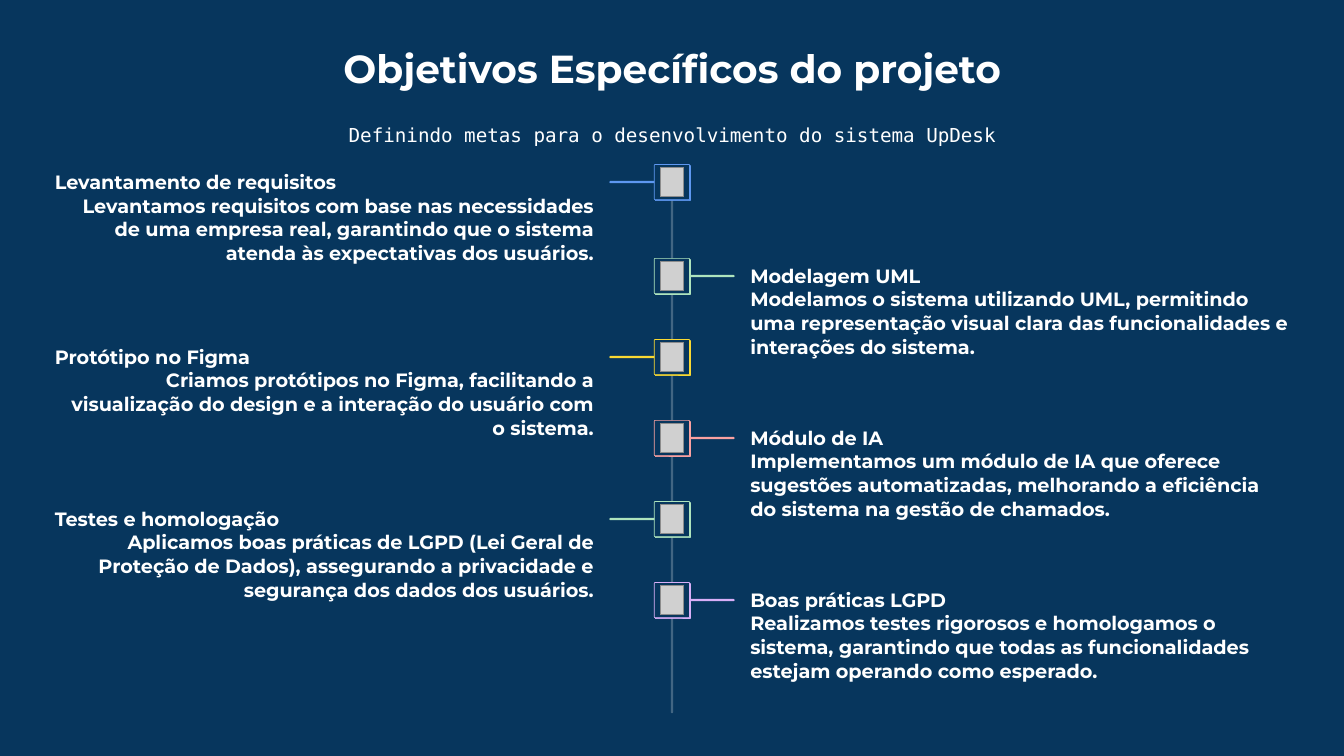
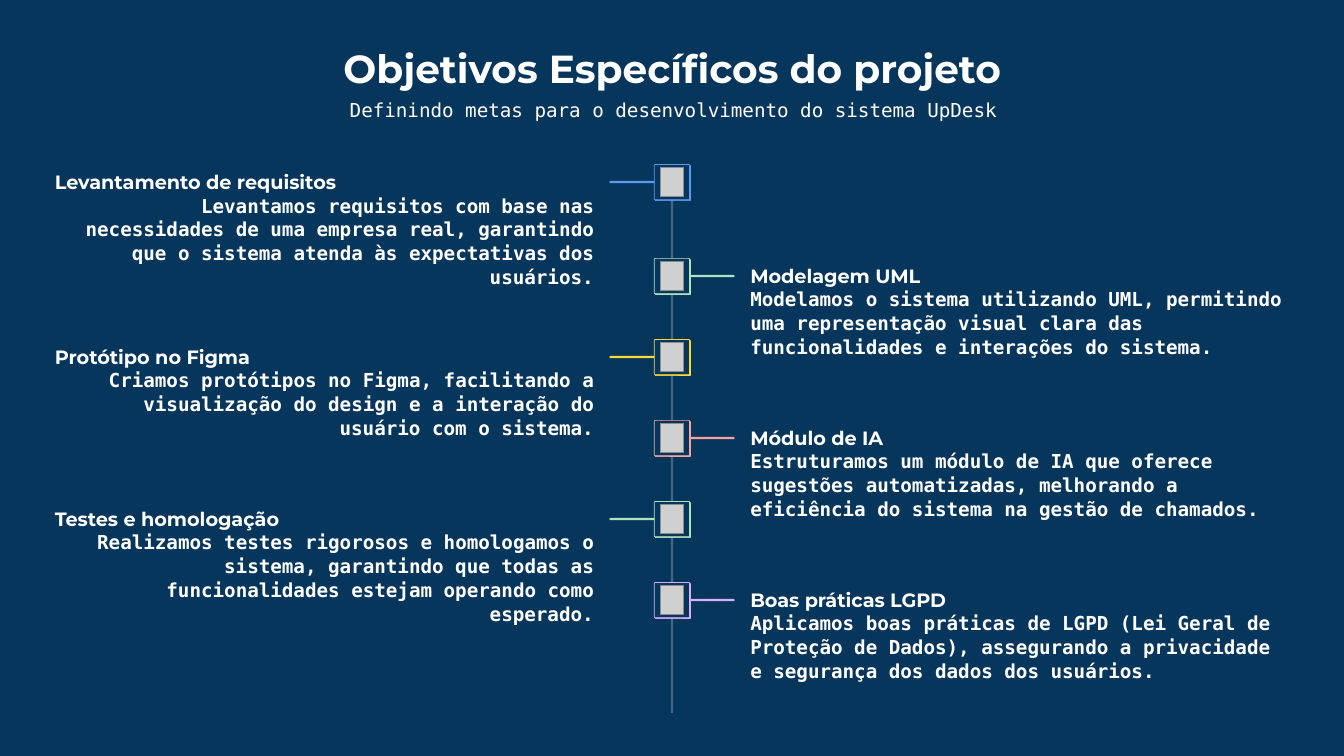
Before and after one commit to mancijo/UpDesk, a slide deck: slide 5 of Apresentacao/UpDesk-Sistema-de-Chamados-com-IA.pptx (slide 4 before the commit). Drawn at 1344x756 pixels with LibreOffice and Linux fonts; fonts in the diff are those of the drawing; grey boxes stand for pictures; background and template pictures are left out; a plain dark background stands for a picture behind light text. Boxes give left, top, right and bottom in pixels: in the first picture for what was removed or moved away, otherwise in the second. Text is boxed around its words. In the diff, an @@ line names an element or a change of style, - is before the commit and + after.

Commit message:
slide de regras de negocio
feito slide de regra do negocio, tambem foi organizado todos os slides para apresentacao

```diff
--- a/Apresentacao/UpDesk-Sistema-de-Chamados-com-IA.pptx
+++ b/Apresentacao/UpDesk-Sistema-de-Chamados-com-IA.pptx
@@ text "Definindo metas para o desenvolvimento ...": place and size @@
-text "Definindo metas para o desenvolvimento ..." at <box>349,127,995,146</box>
+text "Definindo metas para o desenvolvimento ..." at <box>350,102,996,121</box>
@@ text "Levantamento de requisitos Levantamos requisitos ..." at <box>55,174,594,264</box>: font Montserrat to DejaVu Sans Mono in "Levantamos requisitos com base nas necessidades de ..." @@
@@ text "Modelagem UML Modelamos o sistema ..." at <box>750,268,1282,358</box>: font Montserrat to DejaVu Sans Mono in "Modelamos o sistema utilizando UML, permitindo uma ..." @@
@@ text "Protótipo no Figma Criamos protótipos ..." at <box>55,349,594,436</box>: font Montserrat to DejaVu Sans Mono in "Criamos protótipos no Figma, facilitando a visualização ..." @@
@@ text at <box>750,430,1259,520</box>: text changed; font Montserrat to DejaVu Sans Mono @@
-Módulo de IA
-Implementamos um módulo de IA que oferece sugestões automatizadas, melhorando a eficiência do sistema na gestão de chamados.
+Módulo de IA
+Estruturamos um módulo de IA que oferece sugestões automatizadas, melhorando a eficiência do sistema na gestão de chamados.
@@ text at <box>55,511,594,601</box>: text changed; font Montserrat to DejaVu Sans Mono @@
-Testes e homologação
-Aplicamos boas práticas de LGPD (Lei Geral de Proteção de Dados), assegurando a privacidade e segurança dos dados dos usuários.
+Testes e homologação
+Realizamos testes rigorosos e homologamos o sistema, garantindo que todas as funcionalidades estejam operando como esperado.
@@ text at <box>750,592,1270,682</box>: text changed; font Montserrat to DejaVu Sans Mono @@
-Boas práticas LGPD
-Realizamos testes rigorosos e homologamos o sistema, garantindo que todas as funcionalidades estejam operando como esperado.
+Boas práticas LGPD
+Aplicamos boas práticas de LGPD (Lei Geral de Proteção de Dados), assegurando a privacidade e segurança dos dados dos usuários.
```
Also in this commit, not shown: 9 other slides changed, 1 slide added.
